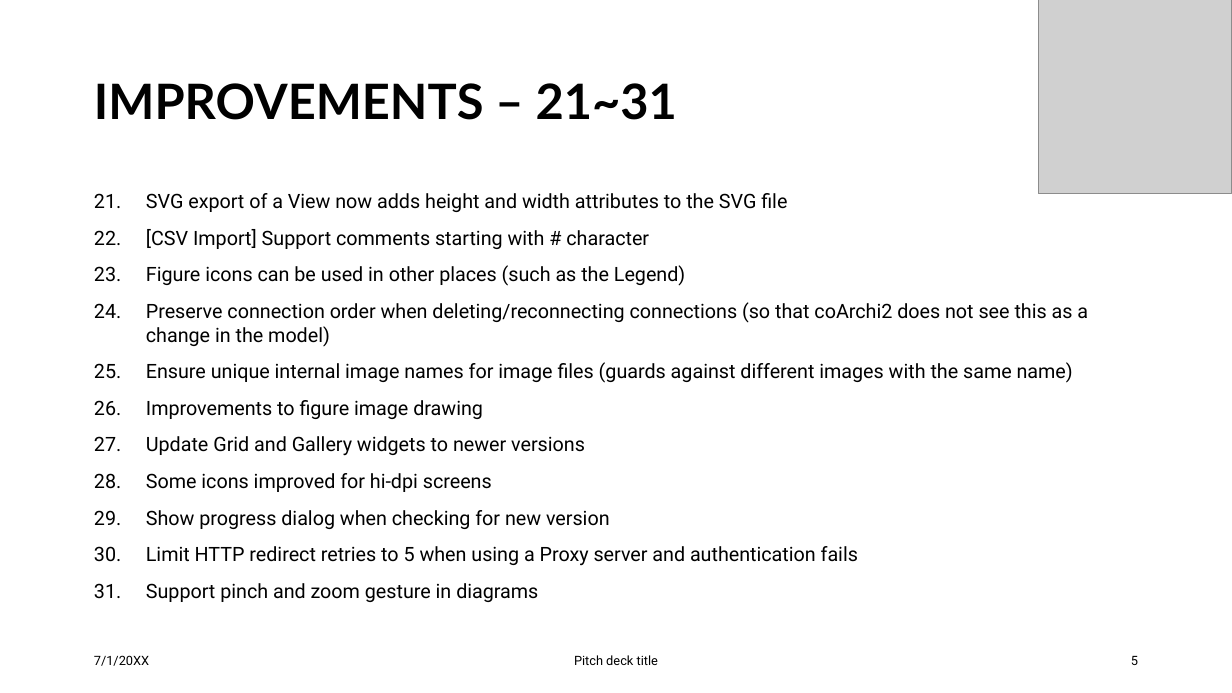
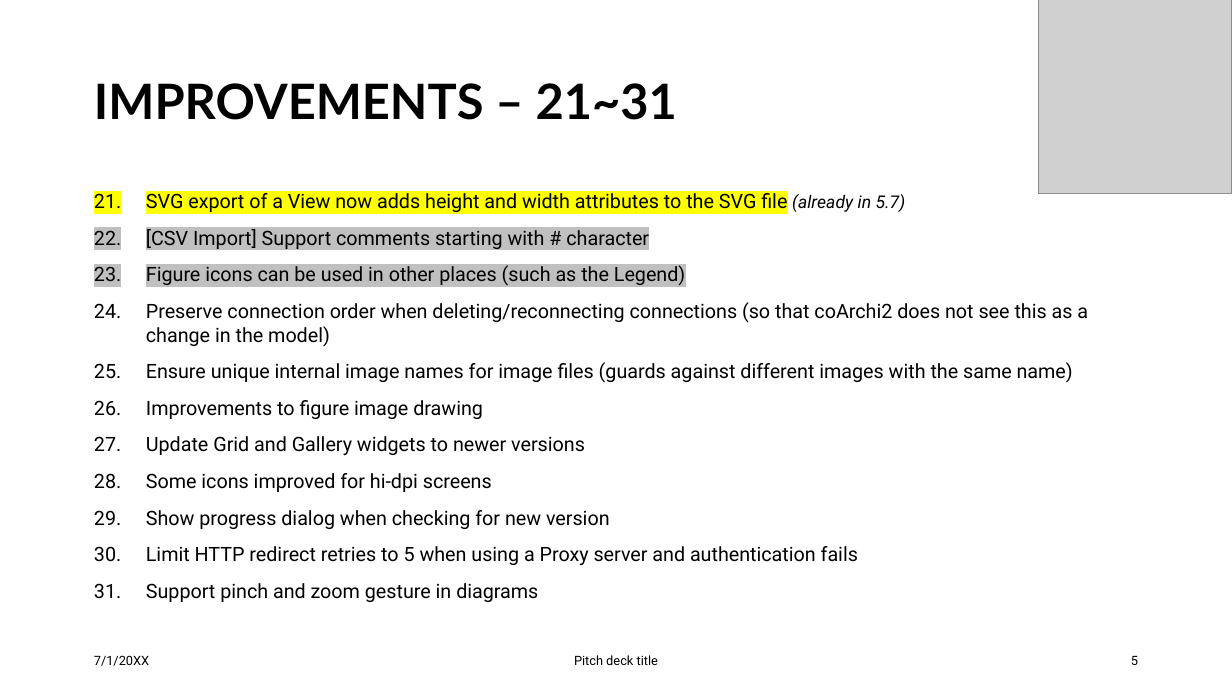
Before and after one commit to yasenstar/EA, a slide deck: slide 5 of architool/Archi_5.8_NewFeatureIntro.pptx. Drawn at 1232x693 pixels with LibreOffice and Linux fonts; fonts in the diff are those of the drawing; grey boxes stand for pictures. Boxes give left, top, right and bottom in pixels: in the first picture for what was removed or moved away, otherwise in the second. Text is boxed around its words. In the diff, an @@ line names an element or a change of style, - is before the commit and + after.

Commit message:
update

```diff
--- a/architool/Archi_5.8_NewFeatureIntro.pptx
+++ b/architool/Archi_5.8_NewFeatureIntro.pptx
@@ text at [146, 190, 906, 212]: text changed @@
-21. SVG export of a View now adds height and width attributes to the SVG file
+21. SVG export of a View now adds height and width attributes to the SVG file (already in 5.7)
@@ text at [146, 229, 685, 286]: highlight none to #C0C0C0 in "[CSV Import] Support comments starting with # ...", "Figure icons can be used in other ..." @@
```
Also in this commit, not shown: 4 other slides changed.
